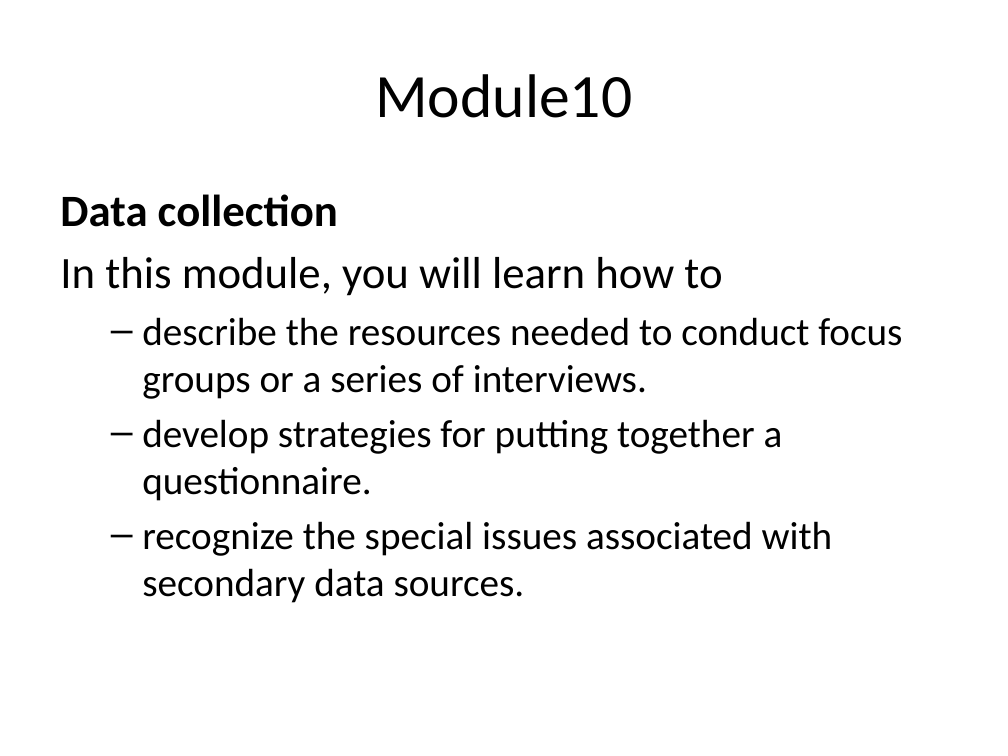
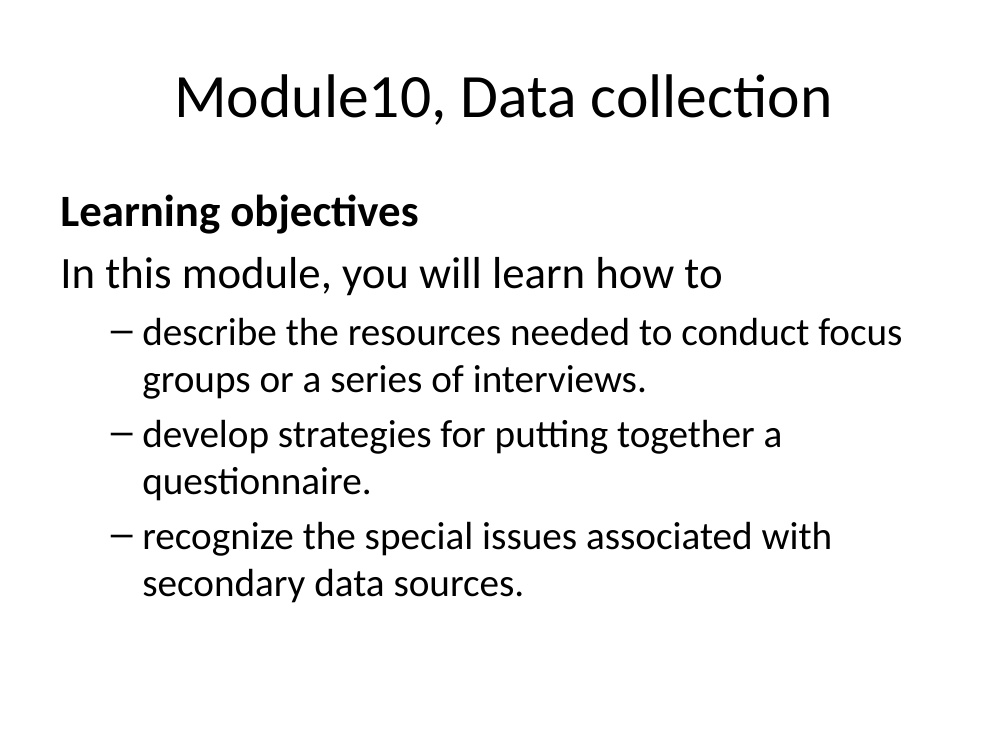
Before and after one commit to pmean/classes, a slide deck: slide 11 of clinical-research-methodology/modules/5510-99-objectives.pptx. Drawn at 1008x756 pixels with LibreOffice and Linux fonts; fonts in the diff are those of the drawing. Boxes give left, top, right and bottom in pixels: in the first picture for what was removed or moved away, otherwise in the second. Text is boxed around its words. In the diff, an @@ line names an element or a change of style, - is before the commit and + after.

```diff
--- a/clinical-research-methodology/modules/5510-99-objectives.pptx
+++ b/clinical-research-methodology/modules/5510-99-objectives.pptx
@@ title at (x1=174, y1=74, x2=833, y2=125): text changed @@
-Module10
+Module10, Data collection
@@ text at (x1=60, y1=194, x2=418, y2=234): text changed @@
-Data collection
+Learning objectives
```
Also in this commit, not shown: 8 other slides changed, 25 other files.
